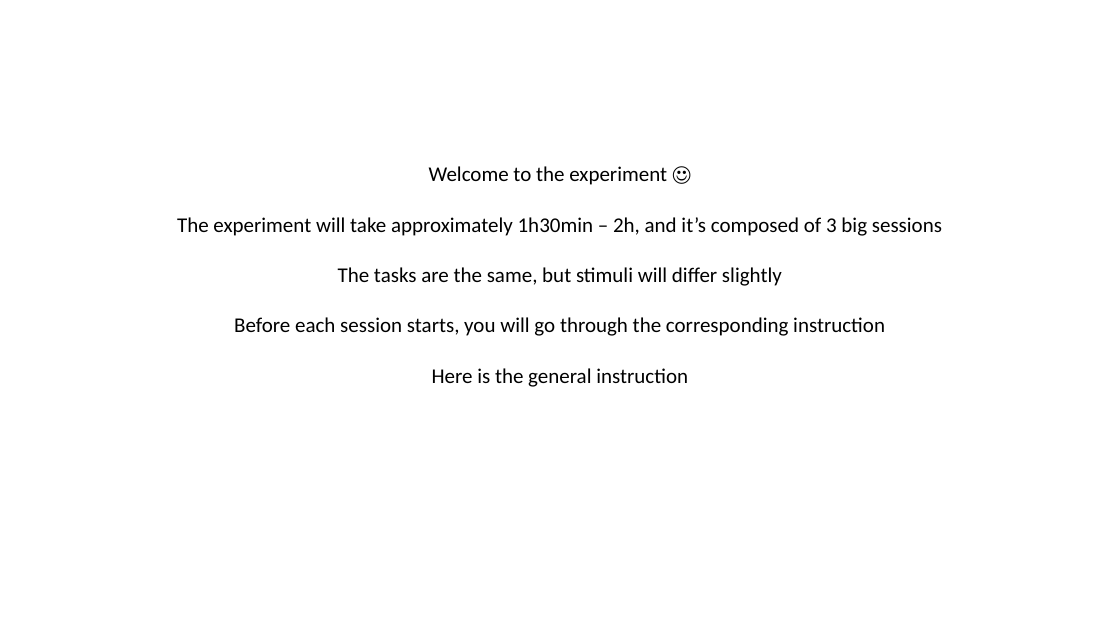
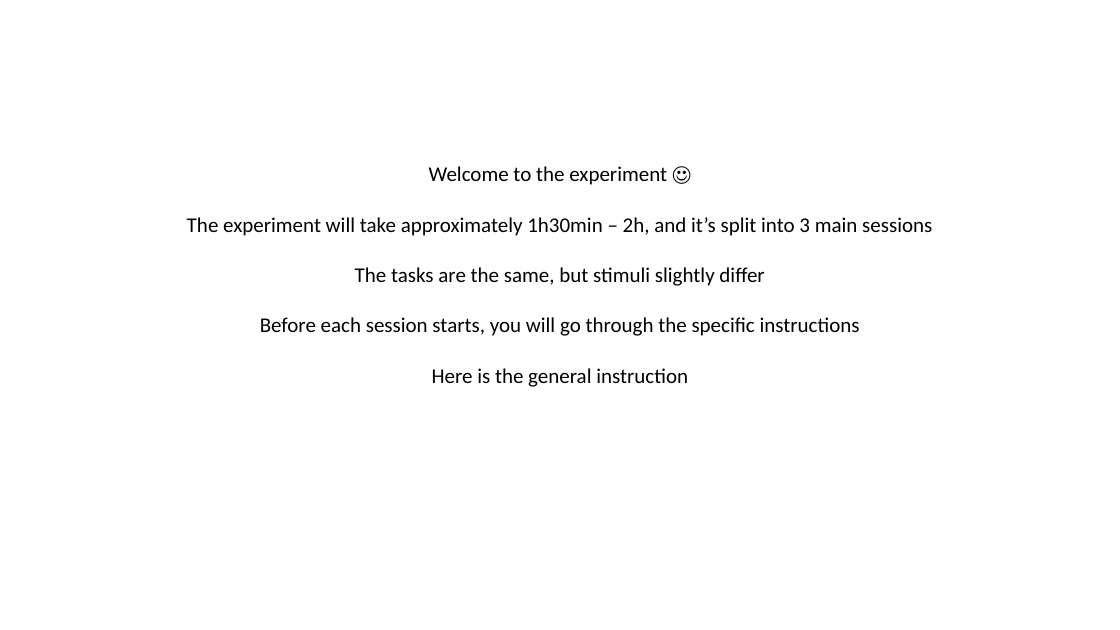
Before and after one commit to Ohyeon5/TPD_priority_map, a slide deck: slide 1 of Instructions/Instruction for observers_0_General.pptx. Drawn at 1120x630 pixels with LibreOffice and Linux fonts; fonts in the diff are those of the drawing. Boxes give left, top, right and bottom in pixels: in the first picture for what was removed or moved away, otherwise in the second. Text is boxed around its words. In the diff, an @@ line names an element or a change of style, - is before the commit and + after.

Commit message:
Edit: instructions

```diff
--- a/Instructions/Instruction for observers_0_General.pptx
+++ b/Instructions/Instruction for observers_0_General.pptx
@@ text at [187, 217, 932, 336]: text changed @@
-The experiment will take approximately 1h30min – 2h, and it’s composed of 3 big sessions
-The tasks are the same, but stimuli will differ slightly
-Before each session starts, you will go through the corresponding instruction
+The experiment will take approximately 1h30min – 2h, and it’s split into 3 main sessions
+The tasks are the same, but stimuli slightly differ
+Before each session starts, you will go through the specific instructions
```
Also in this commit, not shown: 3 other files.
